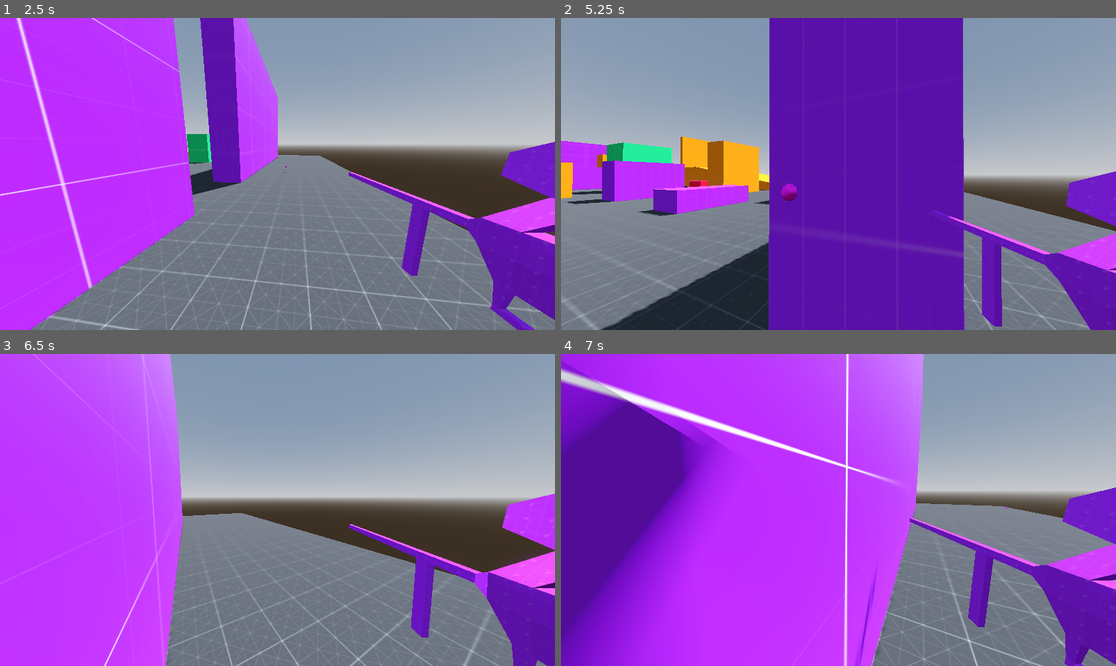
Above: before the commit, frames 1-4 (two rows, left to right).
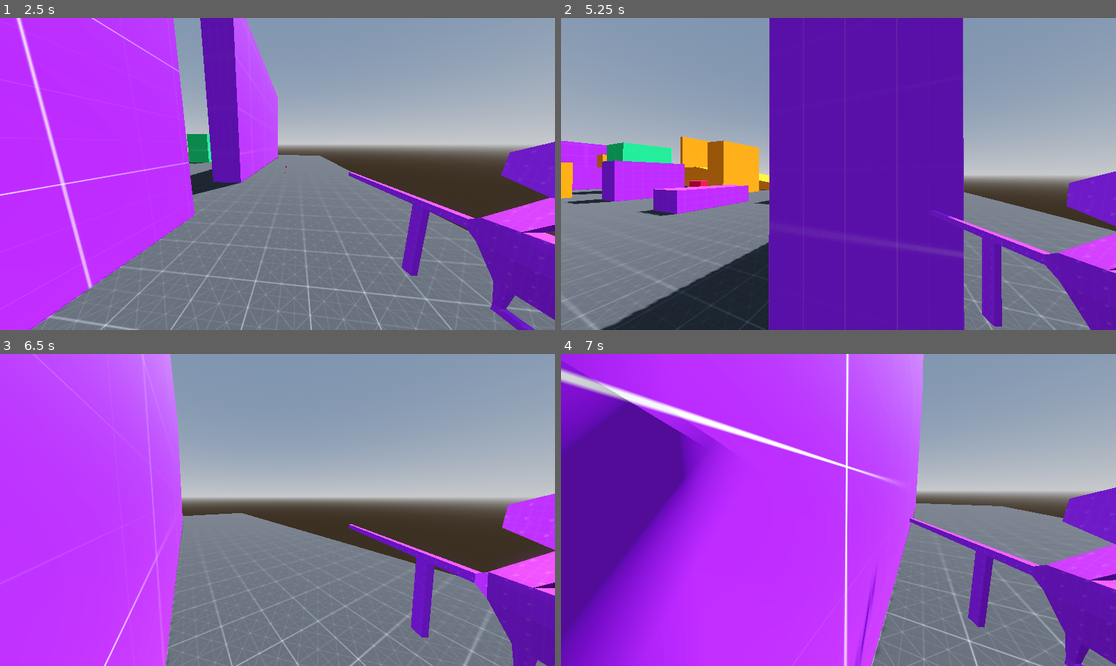
Above: after the commit, the same moments.

Repository: Monkeytonk115/godot-paintball
Game: Godot game, scene res://scenes/main.tscn
Same seed, same stepped clock (60 frames per second), same inputs: the game is played once before the commit and once after it.
Inputs (mouse positions are in pixels of both pictures, inside the frame that each line leads up to):
- Up to frame 1 (2.5 s): click (277, 186) at 0.52 s; type "12" at 0.6 s; click "host multiplayer" at 1.25 s; move the mouse to (271, 180) at 2.02 s; press the mouse at (271, 180) at 2.03 s; hold W (forward) from 2.03 s (still down); tap Space (jump) at 2.27 s
- Up to frame 2 (5.25 s): move the mouse to (877, 177) at 2.77 s; release the mouse at (877, 177) at 2.78 s; click (877, 177) at 2.85 s; tap Space (jump) at 3.02, 4.52 s; move the mouse to (794, 170) at 3.52 s; press the mouse at (794, 170) at 3.53 s; move the mouse to (844, 174) at 4.27 s; release W (forward) at 4.28 s; release the mouse at (844, 174) at 4.28 s; hold A (left) 4.28-5.03 s; click (844, 174) at 4.35 s; move the mouse to (816, 167) at 5.02 s; press the mouse at (816, 167) at 5.03 s; hold W (forward) from 5.03 s (still down)
- Up to frame 3 (6.5 s): keep holding W (forward); tap Space (jump) at 5.27, 6.02 s; move the mouse to (305, 510) at 5.77 s; release the mouse at (305, 510) at 5.78 s; click (305, 510) at 5.85 s
- Up to frame 4 (7 s): keep holding W (forward); move the mouse to (810, 510) at 6.52 s; press the mouse at (810, 510) at 6.53 s

Frame 1 is identical in both runs. In frame 2, 0.1% of the frame differs, in the area x 39-43%, y 53-59%; in frame 3, less than 0.1%; in frame 4, less than 0.1%.

Commit message:
actually make the paintballs report collisions

Diff:
--- a/scenes/weapons/paintball.gd
+++ b/scenes/weapons/paintball.gd
@@ -2,7 +2,8 @@
 
 
 func _ready():
-	pass
+	self.contact_monitor = true
+	self.max_contacts_reported = 1
 
 
 func _process(delta):
